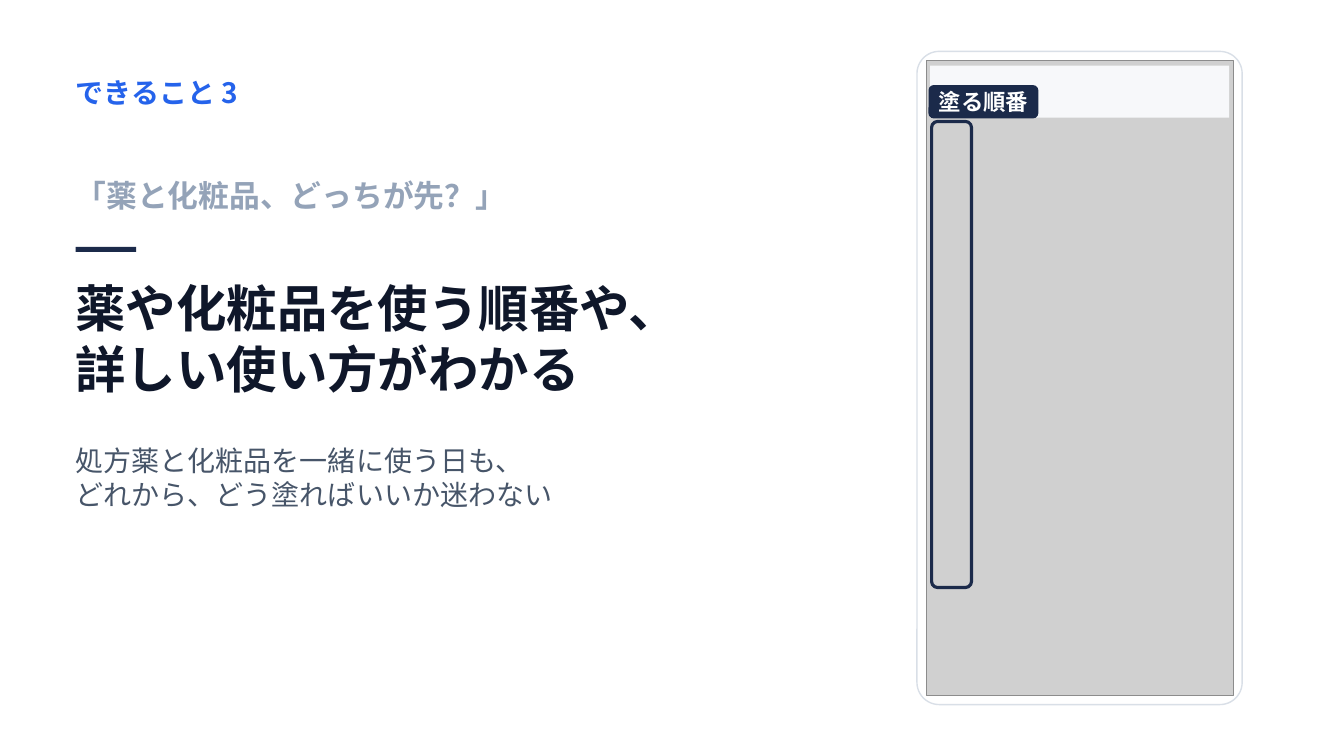
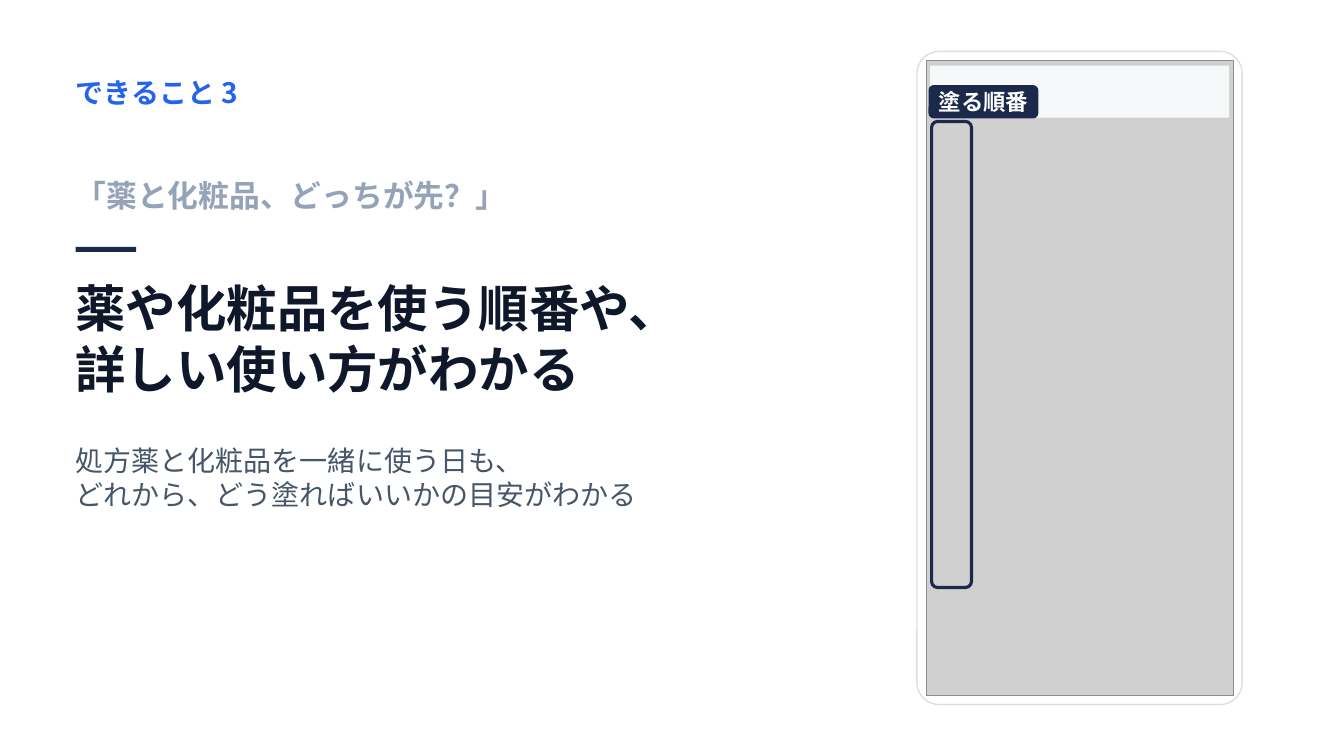
Before and after one commit to John-Frusciante/overlai, a slide deck: slide 7 of docs/ピッチ/Overlai_本選ピッチ.pptx. Drawn at 1344x756 pixels with LibreOffice and Linux fonts; fonts in the diff are those of the drawing; grey boxes stand for pictures. Boxes give left, top, right and bottom in pixels: in the first picture for what was removed or moved away, otherwise in the second. Text is boxed around its words. In the diff, an @@ line names an element or a change of style, - is before the commit and + after.

```diff
--- a/docs/ピッチ/Overlai_本選ピッチ.pptx
+++ b/docs/ピッチ/Overlai_本選ピッチ.pptx
@@ text at (x1=76, y1=481, x2=637, y2=507): text changed @@
-どれから、どう塗ればいいか迷わない
+どれから、どう塗ればいいかの目安がわかる
```
Also in this commit, not shown: 3 other files.
